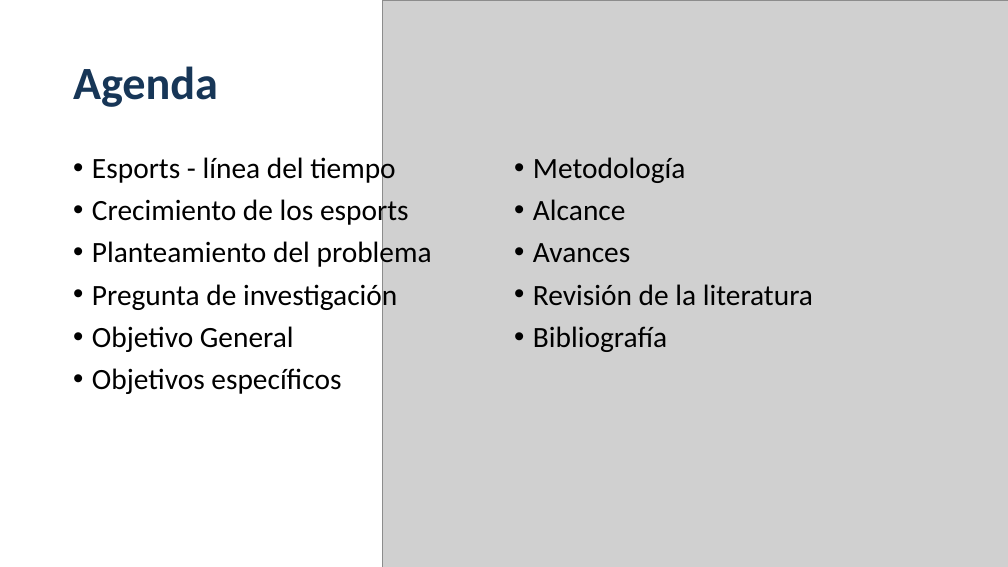
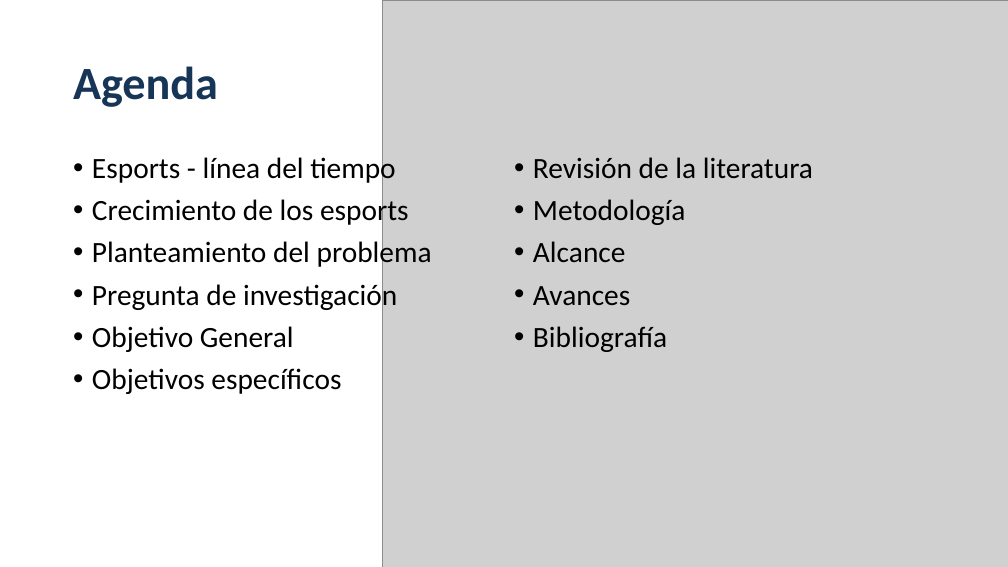
Before and after one commit to felipecardozo/masterthesis, a slide deck: slide 3 of presentación 2019 Dota predict coloquio.pptx. Drawn at 1008x567 pixels with LibreOffice and Linux fonts; fonts in the diff are those of the drawing; grey boxes stand for pictures. Boxes give left, top, right and bottom in pixels: in the first picture for what was removed or moved away, otherwise in the second. Text is boxed around its words. In the diff, an @@ line names an element or a change of style, - is before the commit and + after.

```diff
--- a/presentación 2019 Dota predict coloquio.pptx
+++ b/presentación 2019 Dota predict coloquio.pptx
@@ text at (533, 157, 813, 179): paragraph added @@
+• Revisión de la literatura
@@ text at (533, 284, 813, 306): paragraph removed @@
-• Revisión de la literatura
```
Also in this commit, not shown: 8 other slides changed, 1 slide added, 4 other files.
